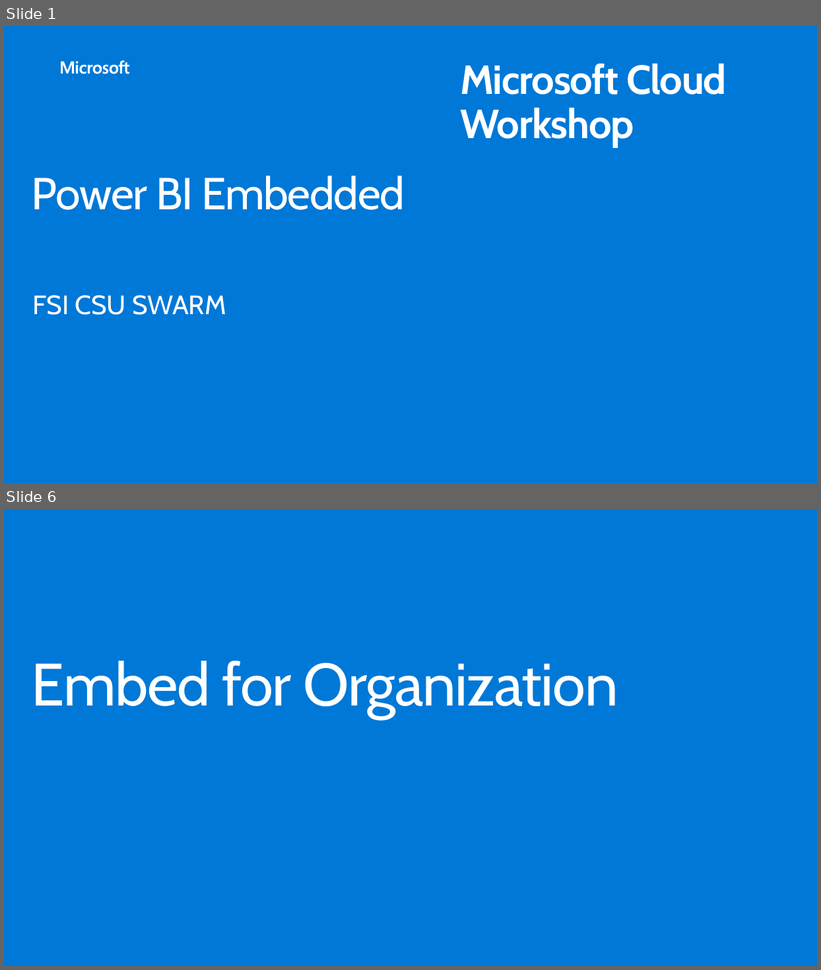
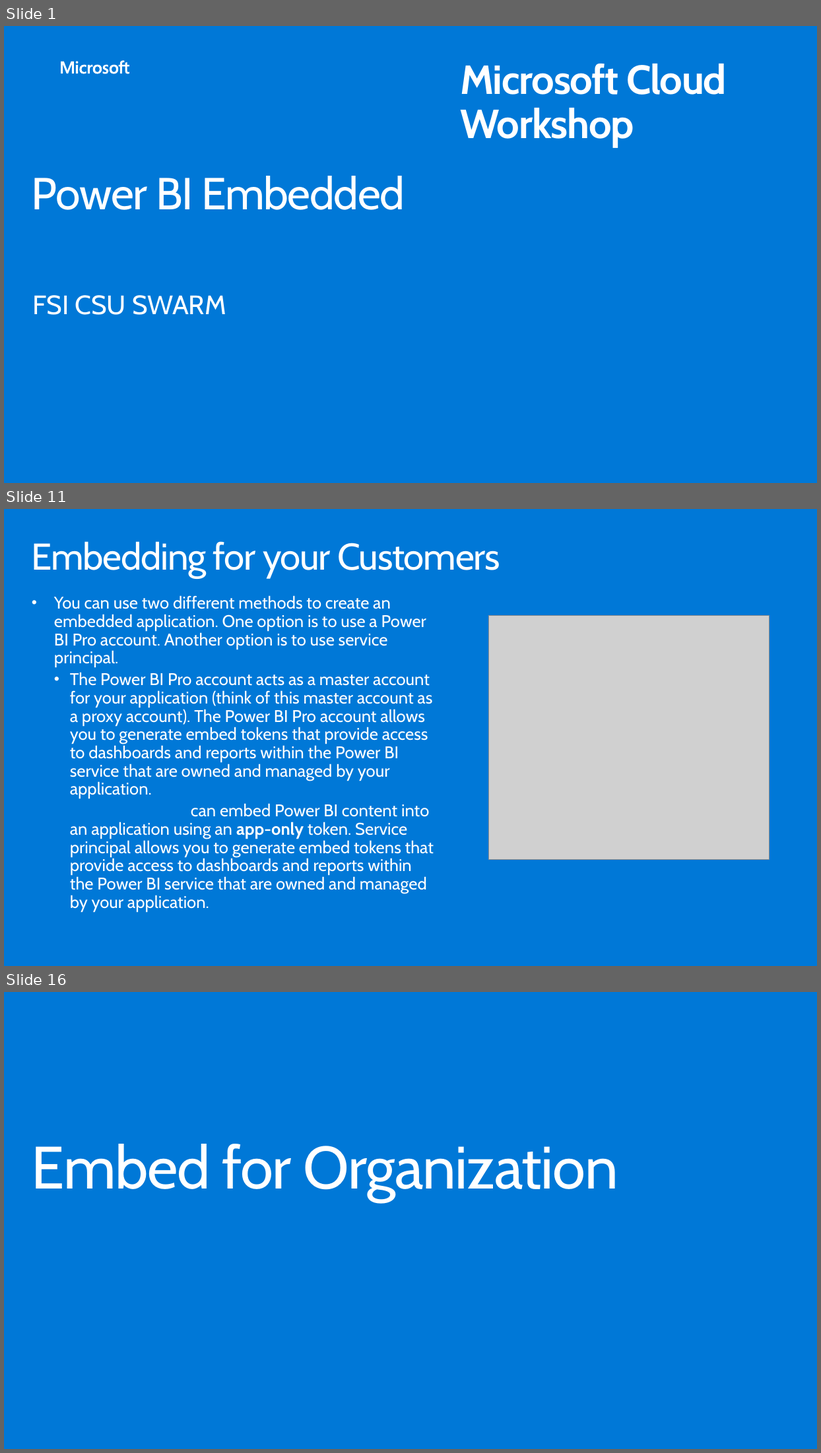
Before and after one commit to hnc198/AzurePowerBI, a slide deck: 4. Hands-on Modules/Embedding/5. Ways to Embed Power BI objects.pptx. Shown one above the other, each under a label of ours: slides 1 and 6 before the commit, slides 1, 11 and 16 after it; the slides between them are not shown. The pictures are 821x970 and 821x1453 pixels, drawn with LibreOffice and Linux fonts; fonts in the diff are those of the drawing; grey boxes stand for pictures; background and template pictures are left out. Boxes give left, top, right and bottom in pixels: in the first picture for what was removed or moved away, otherwise in the second. Text is boxed around its words. In the diff, an @@ line names an element or a change of style, - is before the commit and + after.

```diff
--- a/4. Hands-on Modules/Embedding/5. Ways to Embed Power BI objects.pptx
+++ b/4. Hands-on Modules/Embedding/5. Ways to Embed Power BI objects.pptx
@@ slide 11 added at [4, 509, 817, 966], background #0078D7 @@
@@ title added at [32, 541, 500, 578], 44 pt, text #FFFFFF @@
+Embedding for your Customers
@@ text added at [54, 595, 434, 912], 20 pt, text #FFFFFF @@
+• You can use two different methods to create an embedded application. One option is to use a Power BI Pro account. Another option is to use service principal.
+  • The Power BI Pro account acts as a master account for your application (think of this master account as a proxy account). The Power BI Pro account allows you to generate embed tokens that provide access to dashboards and reports within the Power BI service that are owned and managed by your application.
+  • Service principal can embed Power BI content into an application using an app-only token. Service principal allows you to generate embed tokens that provide access to dashboards and reports within the Power BI service that are owned and managed by your application.
@@ picture added at [489, 616, 770, 859] @@
@@ what was slide 6 is now slide 16 @@
```
Also in this commit, not shown: 10 slides changed, 11 other slides added, 5 slides removed, 4 other files.
